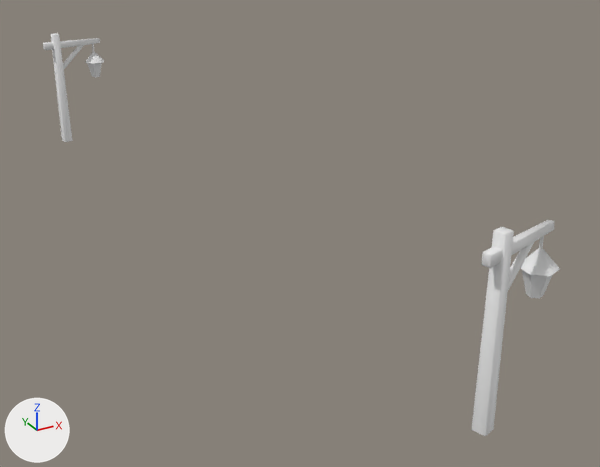
Renders of the OBJ model final/GEFS/models/Socuwan/Lanterns/model.obj from each side of a commit.
Both versions are drawn from a 50 mm lens placed at (-5.47, -20.68, 3.77), pointed at (-1.38, -13.25, 0.06). Lighting does not change. The marker at lower left points along +X, +Y and +Z. Where no turn or scale is listed for an object, it has been applied to the vertices.

Before the edit, the objects in view are built like this:
```python
me_circle_006_circle_014 = bpy.data.meshes.new('Circle.006_Circle.014')
me_circle_006_circle_014.from_pydata(...)  # 198 vertices, 312 faces; spans x -2.88..-1.17, y -16.98..-8.09, z -0.03..1.58
ob_circle_006_circle_014 = bpy.data.objects.new('Circle.006_Circle.014', me_circle_006_circle_014)
ob_circle_006_circle_014.location = (0.0, 0.0, 0.0)
```
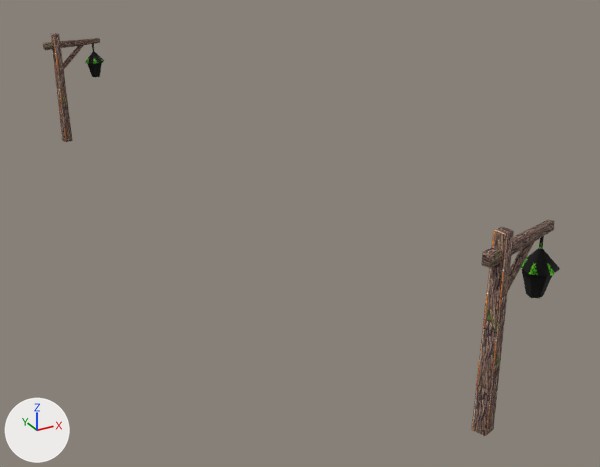
Boxes [x1, y1, x2, y2] around the edits, measured in the pictures (600 x 467 px):
'Circle.006_Circle.014', recoloured (grey to brown)
    both: [43, 33, 560, 436]

The change, as a diff of the scene's bpy script:
```diff
--- a/final/GEFS/models/Socuwan/Lanterns/model.obj.py
+++ b/final/GEFS/models/Socuwan/Lanterns/model.obj.py
@@ img_diffuse_png @@
+img_diffuse_png = load_image('diffuse.png', '../Trees/diffuse.png', 512, 512, 'sRGB')
@@ mat_materialla @@
+mat_materialla = principled_material('materialLa')
+mat_materialla.texture = img_diffuse_png
+mat_materialla.roughness = 0.968
@@ me_circle_006_circle_014 @@
 me_circle_006_circle_014.from_pydata(...)  # 198 vertices, 312 faces; spans x -2.88..-1.17, y -16.98..-8.09, z -0.03..1.58
+me_circle_006_circle_014.materials.append(mat_materialla)  # picture img_diffuse_png
```
